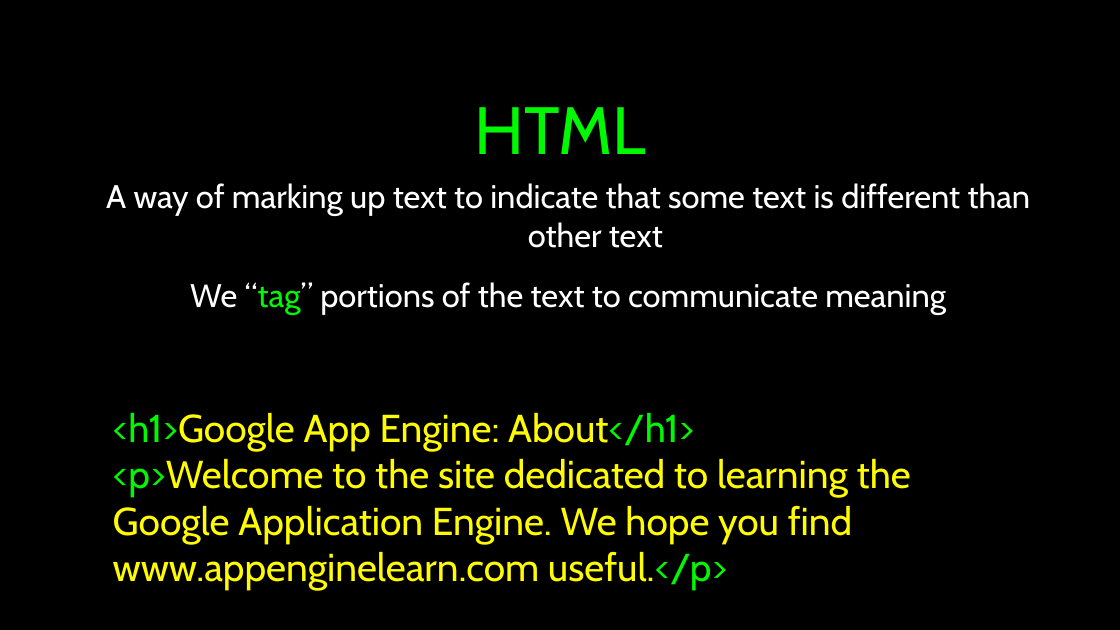
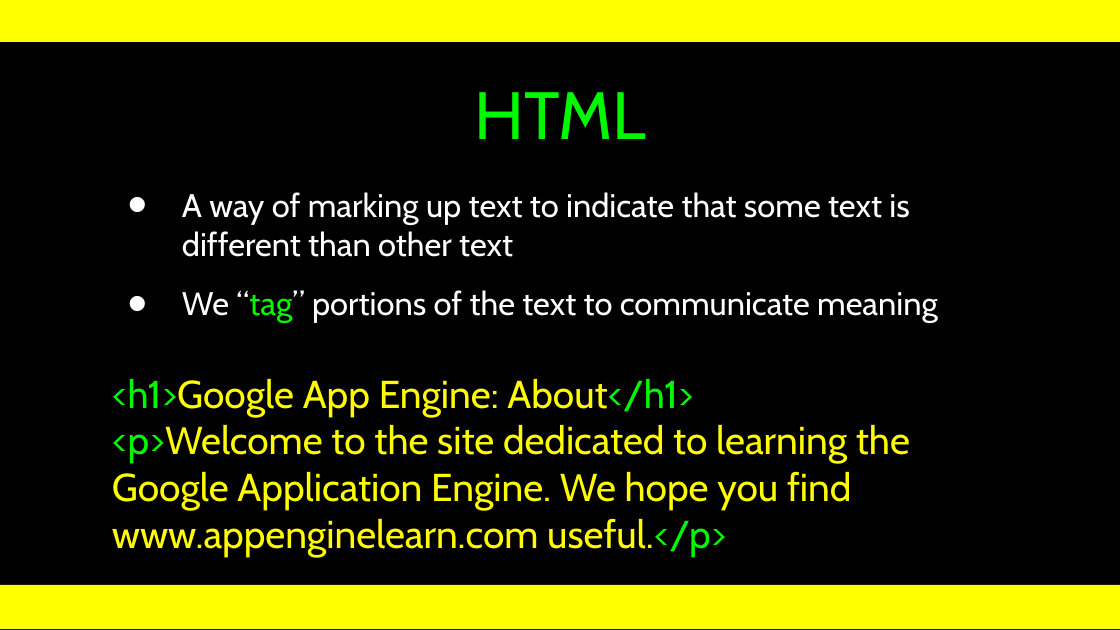
Before and after one commit to csev/wa4e, a slide deck: slide 3 of lectures/Web-01-HTML.ppt. Drawn at 1120x630 pixels with LibreOffice and Linux fonts; fonts in the diff are those of the drawing. Boxes give left, top, right and bottom in pixels: in the first picture for what was removed or moved away, otherwise in the second. Text is boxed around its words. In the diff, an @@ line names an element or a change of style, - is before the commit and + after.

Commit message:
Add sample HTML

```diff
--- a/lectures/Web-01-HTML.ppt
+++ b/lectures/Web-01-HTML.ppt
@@ rectangle added at (0,0,1120,43), fill #FFFF00 @@
@@ title "HTML": place and size @@
-title "HTML" at (474,107,645,154)
+title "HTML" at (474,92,645,139)
@@ title "HTML" at (474,92,645,139): vertical alignment bottom to middle @@
@@ text "A way of marking up ...": place and size @@
-text "A way of marking up ..." at (106,183,1031,315)
+text "A way of marking up ..." at (182,192,938,323)
@@ text "A way of marking up ..." at (182,192,938,323): alignment centre to left; bullet none to • @@
@@ text "<h1>Google App Engine: About</h1>": place and size @@
-text "<h1>Google App Engine: About</h1>" at (113,413,911,590)
+text "<h1>Google App Engine: About</h1>" at (112,379,910,557)
@@ rectangle at (0,585,1120,629): fill #000000 to #FFFF00 @@
```
Also in this commit, not shown: 38 other slides changed, 9 other files.
